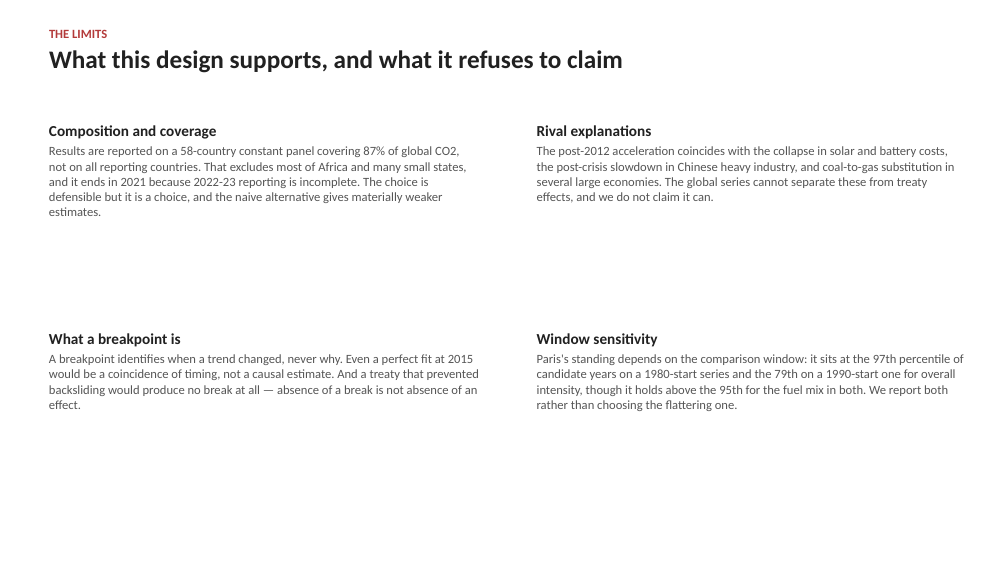
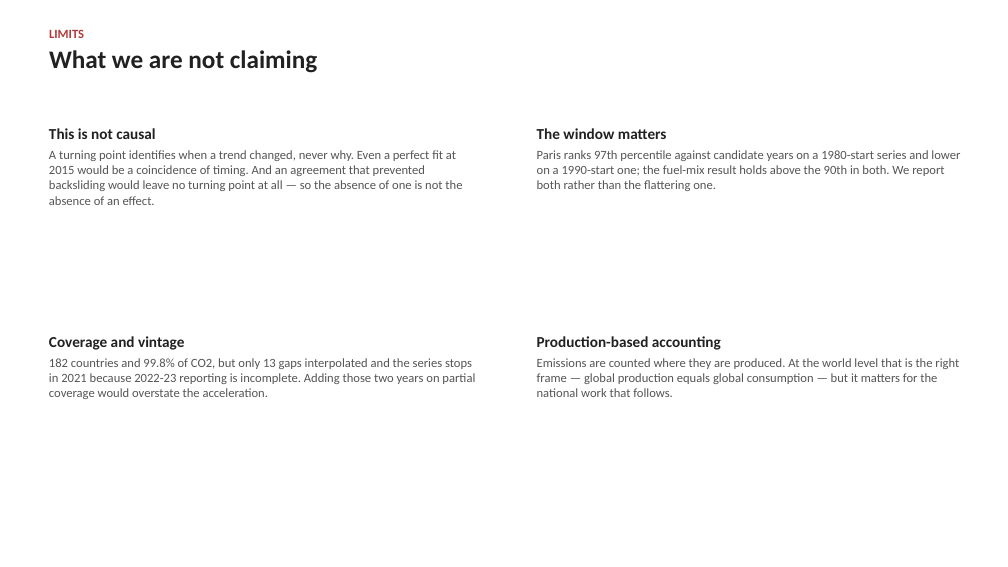
Before and after one commit to cwejnert/HDI-Happiness, a slide deck: slide 10 of carbon_breakpoints_takeaway_figures/paris_at_ten_world_deck.pptx (slide 18 before the commit). Drawn at 1008x567 pixels with LibreOffice and Linux fonts; fonts in the diff are those of the drawing. Boxes give left, top, right and bottom in pixels: in the first picture for what was removed or moved away, otherwise in the second. Text is boxed around its words. In the diff, an @@ line names an element or a change of style, - is before the commit and + after.

```diff
--- a/carbon_breakpoints_takeaway_figures/paris_at_ten_world_deck.pptx
+++ b/carbon_breakpoints_takeaway_figures/paris_at_ten_world_deck.pptx
@@ text at [49,30,317,73]: text changed @@
-THE LIMITS
-What this design supports, and what it refuses to claim
+LIMITS
+What we are not claiming
@@ text at [49,128,462,205]: text changed @@
-What a breakpoint is
-A breakpoint identifies when a trend changed, never why. Even a perfect fit at 2015 would be a coincidence of timing, not a causal estimate. And a treaty that prevented backsliding would produce no break at all — absence of a break is not absence of an effect.
+This is not causal
+A turning point identifies when a trend changed, never why. Even a perfect fit at 2015 would be a coincidence of timing. And an agreement that prevented backsliding would leave no turning point at all — so the absence of one is not the absence of an effect.
@@ text removed at [49,125,466,216] @@
-Composition and coverage
-Results are reported on a 58-country constant panel covering 87% of global CO2, not on all reporting countries. That excludes most of Africa and many small states, and it ends in 2021 because 2022-23 reporting is incomplete. The choice is defensible but it is a choice, and the naive alternative gives materially weaker estimates.
@@ text at [537,128,960,191]: text changed @@
-Rival explanations
-The post-2012 acceleration coincides with the collapse in solar and battery costs, the post-crisis slowdown in Chinese heavy industry, and coal-to-gas substitution in several large economies. The global series cannot separate these from treaty effects, and we do not claim it can.
+The window matters
+Paris ranks 97th percentile against candidate years on a 1980-start series and lower on a 1990-start one; the fuel-mix result holds above the 90th in both. We report both rather than the flattering one.
@@ text added at [49,336,475,399], 12 pt, text #555555 @@
+Coverage and vintage
+182 countries and 99.8% of CO2, but only 13 gaps interpolated and the series stops in 2021 because 2022-23 reporting is incomplete. Adding those two years on partial coverage would overstate the acceleration.
@@ text at [537,336,959,397]: text changed @@
-Window sensitivity
-Paris's standing depends on the comparison window: it sits at the 97th percentile of candidate years on a 1980-start series and the 79th on a 1990-start one for overall intensity, though it holds above the 95th for the fuel mix in both. We report both rather than choosing the flattering one.
+Production-based accounting
+Emissions are counted where they are produced. At the world level that is the right frame — global production equals global consumption — but it matters for the national work that follows.
```
Also in this commit, not shown: 4 other slides changed, 6 slides added, 15 slides removed, 3 other files.
